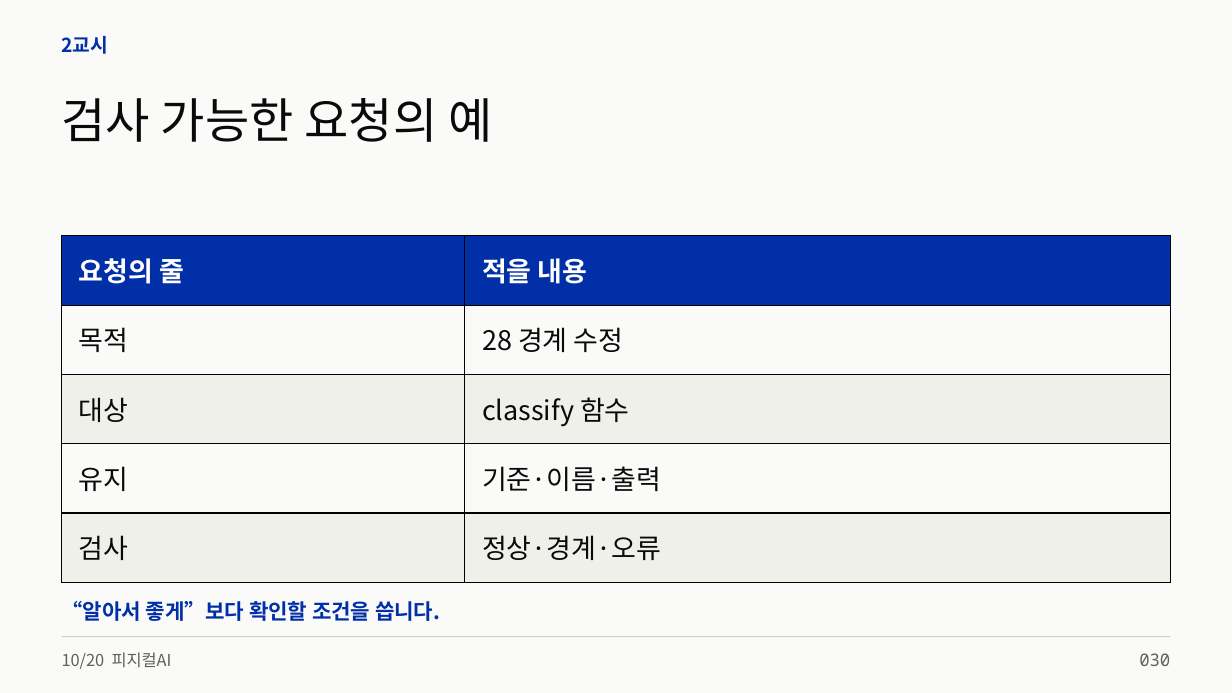
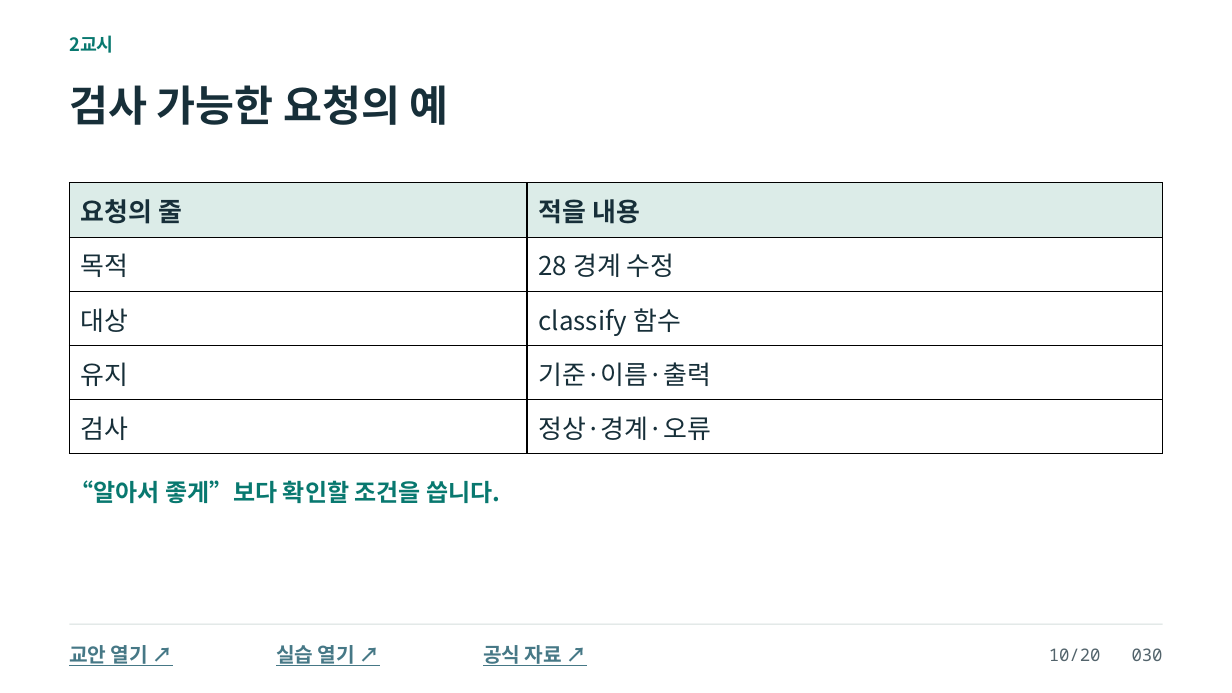
Before and after one commit to zeusk302-png/kdigital-physical-ai, a slide deck: slide 30 of downloads/2026-10-20/readable-slides.pptx. Drawn at 1232x693 pixels with LibreOffice and Linux fonts; fonts in the diff are those of the drawing. Boxes give left, top, right and bottom in pixels: in the first picture for what was removed or moved away, otherwise in the second. Text is boxed around its words. In the diff, an @@ line names an element or a change of style, - is before the commit and + after.

```diff
--- a/downloads/2026-10-20/readable-slides.pptx
+++ b/downloads/2026-10-20/readable-slides.pptx
@@ background #FAFAF8 to #FFFFFF @@
@@ text "2교시": place and size @@
-text "2교시" at <box>62,36,109,54</box>
+text "2교시" at <box>69,35,114,53</box>
@@ text "2교시" at <box>69,35,114,53</box>: size 15 to 14.2 pt, text colour #002FA7 to #08786F @@
@@ text "검사 가능한 요청의 예": place and size @@
-text "검사 가능한 요청의 예" at <box>62,98,492,142</box>
+text "검사 가능한 요청의 예" at <box>69,85,449,125</box>
@@ text "검사 가능한 요청의 예" at <box>69,85,449,125</box>: size 37.5 to 33 pt, text colour #0A0A0A to #172F39, bold on @@
@@ table at <box>69,183,1163,454</box> @@
@@ fill #002FA7 to #DCECE8 in row 1 @@
@@ fill #FAFAF8 to #FFFFFF in 4 cells @@
@@ fill #F0F0EB to #FFFFFF in 4 cells @@
@@ size 21 to 20.2 pt @@
@@ text colour #FFFFFF to #172F39 in "요청의 줄", "적을 내용" @@
@@ text colour #0A0A0A to #172F39 in "목적", "28 경계 수정", "대상", "classify 함수" and 4 more places @@
@@ line spacing 0.94 to 1.02 @@
@@ table: place and size @@
-table at <box>62,236,1171,582</box>
+table at <box>69,183,1163,454</box>
@@ text "“알아서 좋게”보다 확인할 조건을 씁니다.": place and size @@
-text "“알아서 좋게”보다 확인할 조건을 씁니다." at <box>62,601,440,621</box>
+text "“알아서 좋게”보다 확인할 조건을 씁니다." at <box>69,480,500,503</box>
@@ text "“알아서 좋게”보다 확인할 조건을 씁니다." at <box>69,480,500,503</box>: size 16.5 to 18.8 pt, text colour #002FA7 to #08786F @@
@@ rectangle: place and size @@
-rectangle at <box>62,637,1171,638</box>
+rectangle at <box>69,624,1163,625</box>
@@ rectangle at <box>69,624,1163,625</box>: fill #CECEC9 to #D5DEDD @@
@@ text removed at <box>62,652,172,669</box> @@
-10/20 피지컬AI
@@ text added at <box>69,645,148,666</box>, 15.8 pt, text #467886, bold, underline @@
+교안 열기 ↗
@@ text added at <box>276,645,355,666</box>, 15.8 pt, text #467886, bold, underline @@
+실습 열기 ↗
@@ text added at <box>483,645,562,666</box>, 15.8 pt, text #467886, bold, underline @@
+공식 자료 ↗
@@ text at <box>1049,648,1163,661</box>: text changed; text colour #606060 to #52636B @@
-030
+10/20 030
```
Also in this commit, not shown: 88 other slides changed, 14 slides added, 12 slides removed, 11 other files.
